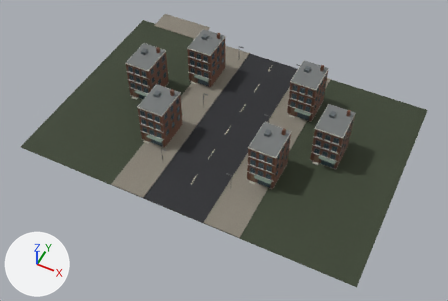
Before and after pictures for a commit that changed the glTF model assets/pilot/street-pilot.glb.
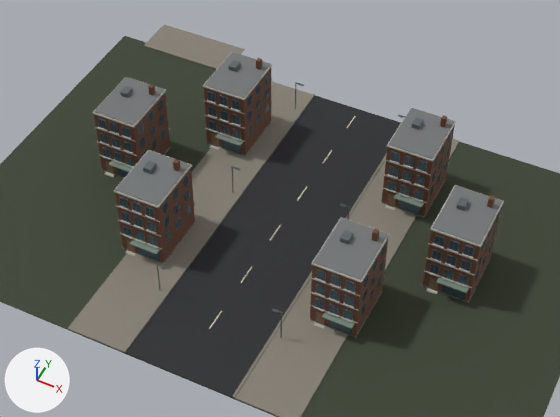
There are two pictures of each version: one whole from a 50 mm lens placed at (42.9, -196.7, 102.4), pointed at (1.4, -113.6, -1.4), one close up on the part from 16% to 86% of the width and 0% to 78% of the height. The lights are fixed; the arrows at lower left show +X, +Y and +Z. The older version's two pictures come first. Vertices at exactly the same position are counted once.

Objects in the first close-up: 'UrbanPilotStatic'.
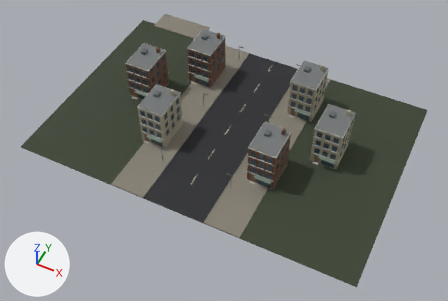
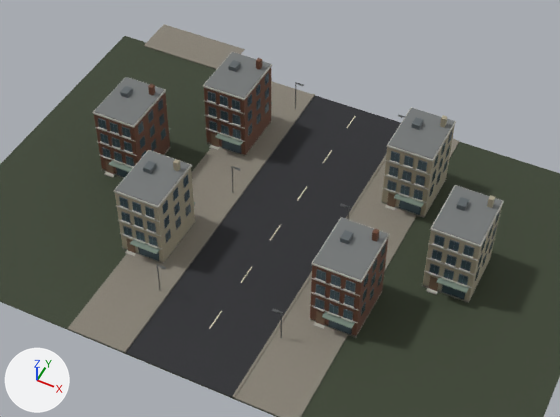
What differs and where, as boxes [x1, y1, x2, y2] in the close-ups (560 x 417 px; the box of a moved part takes in the faces that stretch with it):
part 1 of me_cube_288, moved or reshaped
    both: [115, 173, 195, 263]
part 2 of me_cube_288, moved or reshaped
    both: [381, 147, 490, 303]
part 3 of me_cube_288, recoloured
    both: [115, 115, 502, 301]

Diff of the bpy script that builds the scene:
```diff
--- a/assets/pilot/street-pilot.glb.py
+++ b/assets/pilot/street-pilot.glb.py
@@ img_plaster_apartmentsfacadealbedo @@
+img_plaster_apartmentsfacadealbedo = load_image('plaster-apartmentsFacadeAlbedo', '_unpacked/plaster-apartmentsFacadeAlbedo', 512, 512, 'sRGB')
@@ mat_plaster_apartmentsfacade_001 @@
+mat_plaster_apartmentsfacade_001 = principled_material('plaster-apartmentsFacade.001')
+mat_plaster_apartmentsfacade_001.texture = img_plaster_apartmentsfacadealbedo
+mat_plaster_apartmentsfacade_001.roughness = 0.8
@@ me_cube_288 @@
 me_cube_288.from_pydata(...)  # 13588 vertices, 23988 faces; spans x -39.0..39.0, y -134.0..-77.0, z -0.2..11.5
 # used by ob_urbanpilotstatic; location = (0.0, 0.0, 0.0)
+# me_cube_288 part 1
+# 72 faces are deleted
+# 28 new faces join them, mat_limestone_002 (grey #b3b1aa)
+# 44 new faces join them, mat_plaster_apartmentsfacade_001 (picture img_plaster_apartmentsfacadealbedo)
+# me_cube_288 part 2
+# 144 faces are deleted
+# 56 new faces join them, mat_limestone_002 (grey #b3b1aa)
+# 88 new faces join them, mat_plaster_apartmentsfacade_001 (picture img_plaster_apartmentsfacadealbedo)
+# me_cube_288 part 3: 228 faces spanning x -16.0..26.0, y -120.0..-90.0, z 0.0..11.5 switch from mat_facade_002 (picture img_facadealbedo) to mat_plaster_apartmentsfacade_001 (picture img_plaster_apartmentsfacadealbedo)
 me_cube_288.materials.append(mat_limestone_002)
```
